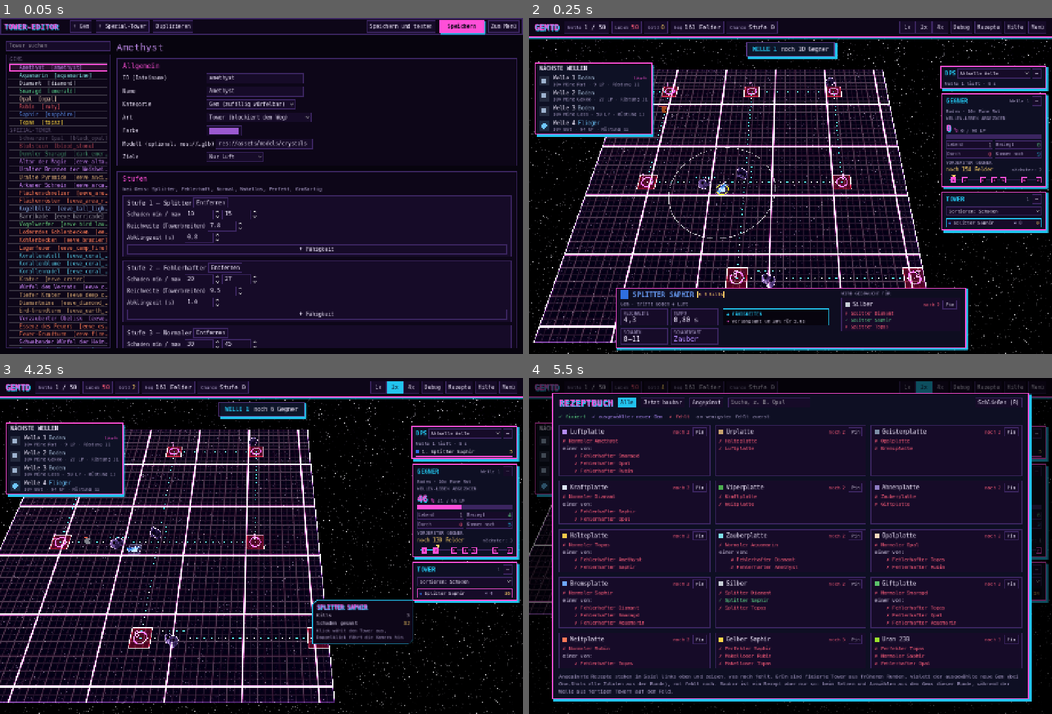
Above: before the commit, frames 1-4 (two rows, left to right).
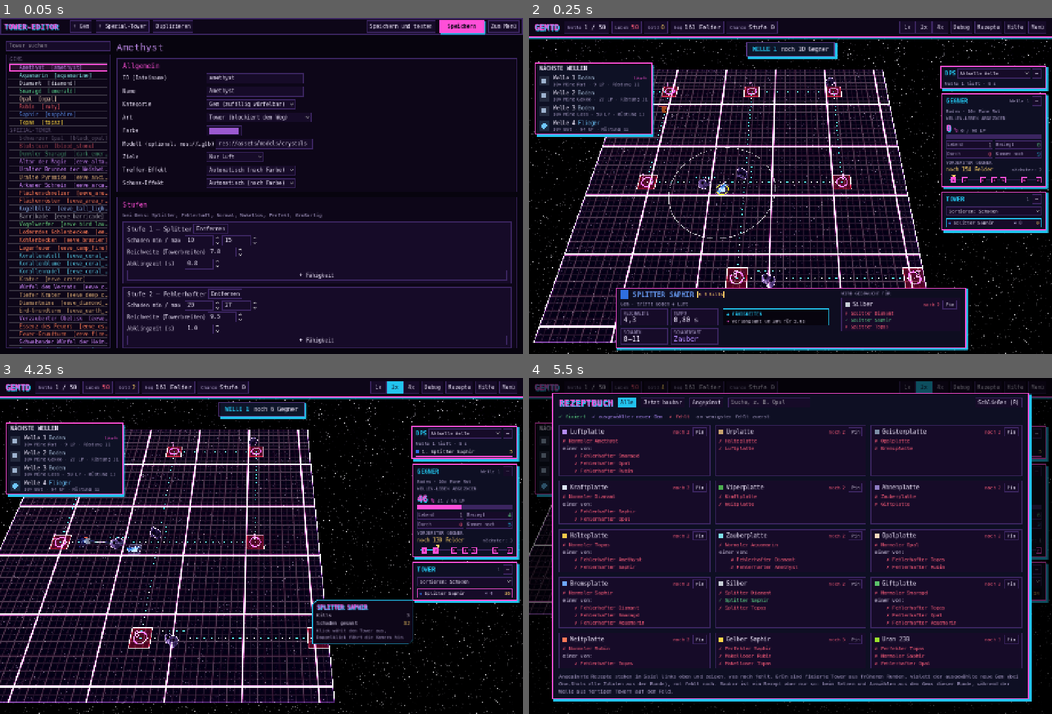
Above: after the commit, the same moments.

Repository: Tulkor/GemTD
Game: Godot game, scene res://tests/smoke_test.tscn
The game is run twice, just before and just after one commit, with the same random seed, the same clock (stepped at 60 frames per second) and the same inputs. This scene is started directly instead of the project's main scene.
Inputs (mouse positions are in pixels of both pictures, inside the frame that each line leads up to):
- Up to frame 1 (0.05 s): no input
- Up to frame 2 (0.25 s): no input
- Up to frame 3 (4.25 s): tap Enter at 0.5 s; move the mouse to (376, 529) at 0.52 s; hold D 0.53-1.25 s; tap 1 at 0.6 s; click (376, 529) at 0.67 s; tap Space at 0.77, 3.77 s; drag from (156, 562) to (235, 613) at 1.27 s; move the mouse to (313, 472) at 2.02 s; hold D 2.03-2.75 s; tap N at 2.1 s; drag from (235, 613) to (104, 495) at 2.77 s; move the mouse to (418, 596) at 3.52 s; hold A from 3.53 s (still down); tap 2 at 3.6 s
- Up to frame 4 (5.5 s): release A at 4.25 s; drag from (633, 495) to (712, 462) at 4.27 s; move the mouse to (816, 546) at 5.02 s; hold S from 5.03 s (still down); tap R at 5.1 s; click (816, 546) at 5.17 s

The runs differ from the first frame. In frame 1, 6.7% of the frame differs, in the area x 22-99%, y 43-99%; in frame 2, nothing differs; in frame 3, less than 0.1%; in frame 4, nothing differs.
Error before the commit: Parse Error: Cannot infer the type of "limit" variable because the value doesn't have a set type. (res://scripts/game/fx_player.gd:129)

Commit message:
Treffer- und Schuss-Effekte für alle Tower, farblich passend
21 Treffer-Effekte aus FX_Hit_Collection (Unity) und 4 Videos (3 Schüsse, 1 Nova)
als Sprite-Daten. Jeder Tower bekommt Treffer und Schuss nach seiner Farbe
(Farbton wird bei Bedarf gedreht), Kettenblitz schießt Blitze, Splash Feuer,
Nova-Fähigkeit zeigt die Nova. Wahl pro Tower im Tower-Editor oder per
hit_fx/shot_fx in der Tower-Datei. Läuft auch im Koop und beim Zuschauen mit.

Co-Authored-By: Claude Opus 5.5 (1M context) <noreply@anthropic.com>
Claude-Session: https://claude.ai/code/session_01QNR4Cu8w9jSarEL5UZZt6A

Diff:
--- a/data/fx/shots.json
+++ b/data/fx/shots.json
@@ -1,11 +1,23 @@
 {
 	"_quelle": "FootageCrate (productioncrate.com), Videos von Lukas, umgewandelt mit tools/fx/video_zu_sheet.py",
 	"auto": {
-		"_info": "Automatische Wahl, wenn ein Tower kein shot_fx setzt: erst nach Fähigkeit, sonst default. nova: Effekt für die Fähigkeit nova.",
+		"_info": "Automatische Wahl, wenn ein Tower kein shot_fx setzt: erst nach Fähigkeit (ability), dann nach Farbton der Towerfarbe (hue: von, bis, Effekt; blasse Farben zählen nicht), sonst default. nova: Effekt für die Fähigkeit nova.",
 		"ability": {
 			"bounce": "lightning_arc",
 			"splash": "fire_orb"
 		},
+		"hue": [
+			[
+				0.08,
+				0.19,
+				"lightning_arc"
+			],
+			[
+				0.93,
+				0.07,
+				"fire_orb"
+			]
+		],
 		"default": "magic_beam",
 		"nova": "ruby_nova"
 	},
@@ -23,8 +35,9 @@
 			"saturation": 0.257,
 			"video_length": 0.9,
 			"length": 0.3,
-			"width": 0.35,
-			"add": true
+			"width": 0.4,
+			"add": true,
+			"brightness": 1.2
 		},
 		"fire_orb": {
 			"name": "FootageCrate Wizard_Apparition_Side_1",
@@ -39,8 +52,9 @@
 			"saturation": 0.318,
 			"video_length": 0.467,
 			"length": 0.4,
-			"width": 0.5,
-			"add": true
+			"width": 0.75,
+			"add": true,
+			"brightness": 1.6
 		},
 		"lightning_arc": {
 			"name": "FootageCrate Flash_Lightning_Arc",
@@ -55,8 +69,9 @@
 			"saturation": 0.73,
 			"video_length": 0.2,
 			"length": 0.2,
-			"width": 0.6,
-			"add": true
+			"width": 0.7,
+			"add": true,
+			"brightness": 1.3
 		},
 		"ruby_nova": {
 			"name": "FootageCrate Ruby_Magic_Shield_Block_Front_1",
@@ -72,7 +87,8 @@
 			"video_length": 0.4,
 			"length": 0.45,
 			"size": 1.0,
-			"add": true
+			"add": true,
+			"brightness": 1.3
 		}
 	}
 }
--- a/data/i18n/en.json
+++ b/data/i18n/en.json
@@ -903,5 +903,9 @@
 	"Gems setzen, kombinieren, Labyrinth bauen. 50 Wellen, Rezepte und Spezial-Tower.": "Place gems, combine them, build the maze. 50 waves, recipes and special towers.",
 	"Barrikaden bauen, zu Element-Towern aufwerten, 57 Level (noch solo)": "Build barricades, upgrade them to element towers, 57 levels (solo for now)",
 	"Filiale eröffnen, Tower kaufen und aufwerten (solo im Zentrum)": "Open a branch, buy towers and upgrade them (solo in the center)",
-	"Dieser Modus wählt seine Karte selbst vor dem Start.": "This mode picks its own map before the start."
+	"Dieser Modus wählt seine Karte selbst vor dem Start.": "This mode picks its own map before the start.",
+	"Treffer-Effekt": "Hit effect",
+	"Schuss-Effekt": "Shot effect",
+	"Automatisch (nach Farbe)": "Automatic (by color)",
+	"Keiner": "None"
 }
--- a/scripts/editor/tower_editor.gd
+++ b/scripts/editor/tower_editor.gd
@@ -214,11 +214,28 @@
 	var tgt := _option(target_row, TARGET_LABELS, TARGETS.find(current.get("targets", "both")))
 	tgt.item_selected.connect(func(i): current["targets"] = TARGETS[i])
 
+	_fx_option("Treffer-Effekt", "hit_fx", FxData.hit_ids(), general)
+	_fx_option("Schuss-Effekt", "shot_fx", FxData.shot_ids(), general)
+
 	if current.get("category", "gem") == "special":
 		_build_recipe()
 	_build_tiers()
 	if current.get("category", "gem") == "special":
 		_build_upgrades()
+
+
+## Auswahl eines Effekts aus data/fx/ (fx_data.gd). "auto" wird nicht gespeichert.
+func _fx_option(text: String, key: String, ids: Array, parent: Node) -> void:
+	var r := UiUtil.row(text, parent, 220)
+	var values: Array = [FxData.AUTO, FxData.NONE] + ids
+	var labels: Array = [tr("Automatisch (nach Farbe)"), tr("Keiner")] + ids
+	var o := _option(r, labels, values.find(str(current.get(key, FxData.AUTO))))
+	o.item_selected.connect(func(i):
+		if values[i] == FxData.AUTO:
+			current.erase(key)
+		else:
+			current[key] = values[i]
+		FxData.clear_cache())
 
 
 func _line_edit(text: String, key: String, parent: Node) -> void:
--- a/scripts/game/fx_data.gd
+++ b/scripts/game/fx_data.gd
@@ -87,7 +87,7 @@
 	var hit_id := _pick(str(def.get("hit_fx", AUTO)), _hits, func(): return _auto_hit(col))
 	if hit_id != "":
 		out["hit"] = _tint(_hits[hit_id], hit_id, col)
-	var shot_id := _pick(str(def.get("shot_fx", AUTO)), _shots, func(): return _auto_shot(types))
+	var shot_id := _pick(str(def.get("shot_fx", AUTO)), _shots, func(): return _auto_shot(types, col))
 	if shot_id != "":
 		out["shot"] = _tint(_shots[shot_id], shot_id, col)
 	if "nova" in types:
@@ -139,12 +139,18 @@
 	return best
 
 
-## Schuss: nach Fähigkeit (Regeln in shots.json → "auto"), sonst der Standard-Schuss.
-static func _auto_shot(types: Array) -> String:
+## Schuss: nach Fähigkeit, dann nach Farbton (Regeln in shots.json → "auto"), sonst der Standard-Schuss.
+static func _auto_shot(types: Array, col: Color) -> String:
 	var by_ability: Dictionary = _rules.get("ability", {})
 	for t in types:
 		if by_ability.has(t):
 			return str(by_ability[t])
+	if col.s >= PALE:
+		for r in _rules.get("hue", []):
+			var lo := float(r[0])
+			var hi := float(r[1])
+			if (col.h >= lo and col.h <= hi) if lo <= hi else (col.h >= lo or col.h <= hi):
+				return str(r[2])
 	return str(_rules.get("default", ""))
 
 
--- a/scripts/game/fx_player.gd
+++ b/scripts/game/fx_player.gd
@@ -10,7 +10,9 @@
 const SHADER_ADD := preload("res://assets/shaders/fx_add.gdshader")
 const SHADER_MIX := preload("res://assets/shaders/fx_mix.gdshader")
 ## Größe der Unity-Effekte im Spiel (Unity-Einheiten → Spielfeld; ein Gegner ist ~0,4 groß).
-const HIT_SCALE := 0.32
+const HIT_SCALE := 0.4
+## Treffer etwas zur Kamera hin versetzen, damit der Gegnerkörper sie nicht verdeckt.
+const HIT_TOWARD_CAMERA := 0.35
 ## Obergrenzen, damit späte Wellen mit vielen Towern nicht ruckeln.
 const MAX_EFFECTS := 160
 const MAX_SPRITES := 2500
@@ -31,8 +33,9 @@
 	var state := []
 	for l in layers:
 		state.append({"acc": 0.0, "bursts": [], "alive": 0})
-	_effects.append({"kind": "hit", "def": e, "layers": layers, "state": state, "t": 0.0, "pos": pos,
-		"basis": _camera_basis(), "scale": HIT_SCALE * scale_factor, "shift": float(fx.get("shift", 0.0)),
+	var basis := _camera_basis()
+	_effects.append({"kind": "hit", "def": e, "layers": layers, "state": state, "t": 0.0,
+		"pos": pos + basis.z * HIT_TOWARD_CAMERA * scale_factor, "basis": basis, "scale": HIT_SCALE * scale_factor, "shift": float(fx.get("shift", 0.0)),
 		"sat": float(fx.get("sat", 1.0)), "length": float(e.get("length", 1.0))})
 
 
@@ -126,7 +129,7 @@
 		var lt1 := t1 - start
 		if lt1 < 0.0:
 			continue
-		var limit := fx.length if bool(l.get("loop", false)) else dur
+		var limit: float = fx.length if bool(l.get("loop", false)) else dur
 		if lt0 > limit:
 			continue
 		var max_n := int(l.get("max", 1000))
@@ -304,7 +307,8 @@
 	var t: float = s.age / s.life
 	var frames := int(e.get("frames", 1))
 	var frame := float(mini(int(t * frames), frames - 1))
-	var col := Color.WHITE
+	var col := Color.WHITE * float(e.get("brightness", 1.0))
+	col.a = 1.0
 	var kind := str(e.get("kind", "line"))
 	if kind == "nova":
 		var d: float = s.radius * 2.0 * float(e.get("size", 1.0))
--- a/scripts/maul/maul_game.gd
+++ b/scripts/maul/maul_game.gd
@@ -723,7 +723,8 @@
 	return enemies.filter(func(e): return not e.dead and e.pos.distance_to(p) <= radius)
 
 
-func add_beam(from: Vector3, to: Vector3, col: Color) -> void:
+## fx (Schuss-/Treffer-Effekt der GemTD-Tower) gibt es im Maul noch nicht, nur die Linie
+func add_beam(from: Vector3, to: Vector3, col: Color, _fx: String = "") -> void:
 	effects.add_beam(from, to, col)
 
 
--- a/tests/smoke_test.gd
+++ b/tests/smoke_test.gd
@@ -589,6 +589,7 @@
 	await _setup_test()
 	await _maul_test()
 	await _idle_speed_test()
+	await _fx_test()
 
 	# Alle Tower-Dateien gültig
 	for id in Database.tower_ids():
@@ -1228,3 +1229,35 @@
 	check(e.boost == 1.0 and e.traveled - before <= e.speed * 0.05 + 0.001, "in Reichweite normal schnell")
 	g.queue_free()
 	await get_tree().process_frame
+
+
+## Treffer- und Schuss-Effekte: Daten vollständig, jeder Tower bekommt Effekte, Abspielen läuft durch.
+func _fx_test() -> void:
+	check(FxData.hit_ids().size() >= 20, "Treffer-Effekte geladen: %d" % FxData.hit_ids().size())
+	check(FxData.shot_ids(["line", "projectile", "nova"]).size() >= 4, "Schuss-Effekte geladen")
+	var missing := []
+	for id in FxData.hit_ids():
+		for l in FxData.hit(id).get("layers", []):
+			if not ResourceLoader.exists(str(l.get("tex", ""))):
+				missing.append(l.get("tex", ""))
+	for id in FxData.shot_ids(["line", "projectile", "nova"]):
+		if not ResourceLoader.exists(str(FxData.shot(id).get("sheet", ""))):
+			missing.append(FxData.shot(id).get("sheet", ""))
+	check(missing.is_empty(), "Effekt-Texturen vorhanden %s" % [missing])
+	var without := []
+	for id in Database.tower_ids():
+		var set := FxData.for_tower(id, 0)
+		if not set.has("hit") or not set.has("shot"):
+			without.append(id)
+	check(without.is_empty(), "jeder Tower hat Treffer- und Schuss-Effekt %s" % [without])
+	check(FxData.for_tower("ruby").get("shot", {}).get("id", "") == "fire_orb", "Rubin (Splash) schießt Feuer")
+	check(FxData.for_tower("amethyst").get("hit", {}).get("id", "").contains("pink") or FxData.for_tower("amethyst").get("hit", {}).get("id", "").contains("purple"), "Amethyst trifft lila")
+	var eff := Effects.new()
+	add_child(eff)
+	eff.add_beam(Vector3.ZERO, Vector3(2, 0, 1), Color.RED, "t:ruby:0")
+	eff.add_beam(Vector3(1, 0, 1), Vector3(1, 1.5, 1), Color.WHITE, "n:paraiba_tourmaline:0:2.0")
+	check(eff.fx.busy(), "Effekte laufen")
+	for i in 120:
+		eff.fx._process(1.0 / 60.0)
+	check(not eff.fx.busy(), "Effekte laufen nach 2 s aus")
+	eff.queue_free()
Not shown, changed: CLAUDE.md
Not shown, added: assets/fx/QUELLEN.md
Not shown, added: tools/fx/README.md
